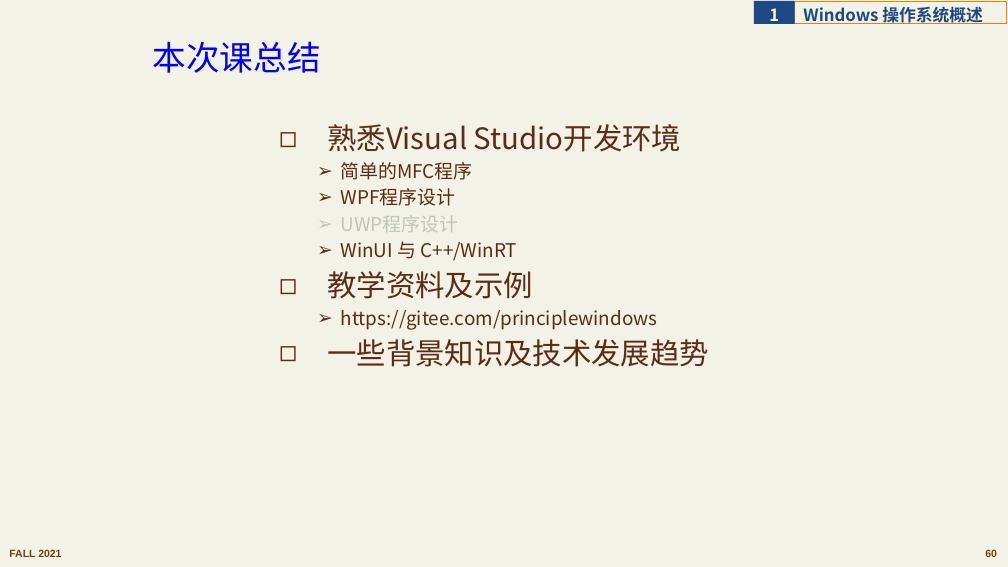
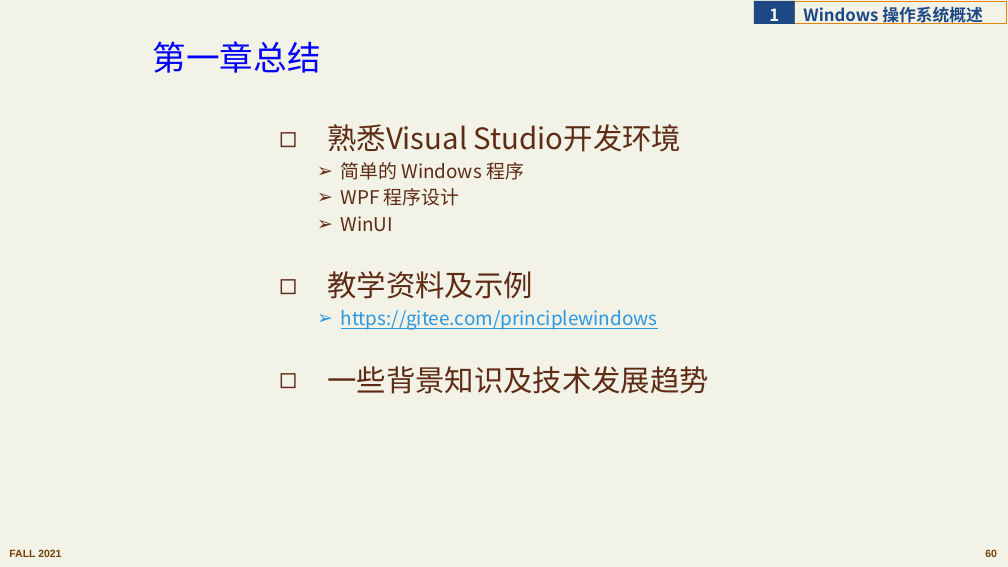
Before and after one commit to principleWindows/win-principle-2021, a slide deck: slide 60 of slides/instruction/principleWindows_1.pptx. Drawn at 1008x567 pixels with LibreOffice and Linux fonts; fonts in the diff are those of the drawing. Boxes give left, top, right and bottom in pixels: in the first picture for what was removed or moved away, otherwise in the second. Text is boxed around its words. In the diff, an @@ line names an element or a change of style, - is before the commit and + after.

```diff
--- a/slides/instruction/principleWindows_1.pptx
+++ b/slides/instruction/principleWindows_1.pptx
@@ text at <box>153,41,321,73</box>: text changed @@
-    本次课总结
+    第一章总结
@@ text at <box>341,162,524,232</box>: text changed @@
-  ➢ 简单的MFC程序
-  ➢ WPF程序设计
-  ➢ UWP程序设计
-  ➢ WinUI 与 C++/WinRT
+  ➢ 简单的 Windows 程序
+  ➢ WPF 程序设计
+  ➢ WinUI
@@ text at <box>341,310,658,330</box>: text colour #5E2C16 to #2998E3, underline on in "https://gitee.com/principlewindows" @@
```
Also in this commit, not shown: 1 other slide changed, 1 slide added, 3 other files.
